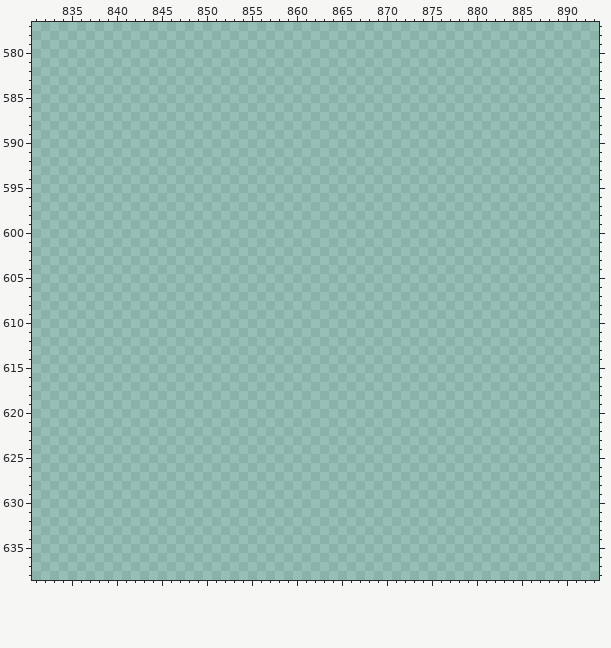
File history of a pixel-art file, Assets/Art/Tilesets/Tilesets 64/MasterTileset64.aseprite. Above, as it was before the edit.
1024x1024 pixels, 1 frame. Colours within 5 levels of each other are drawn and written as one. Shown: x 831..893, y 577..638. The commit also changed other parts of the picture, which this record leaves out.
The result:
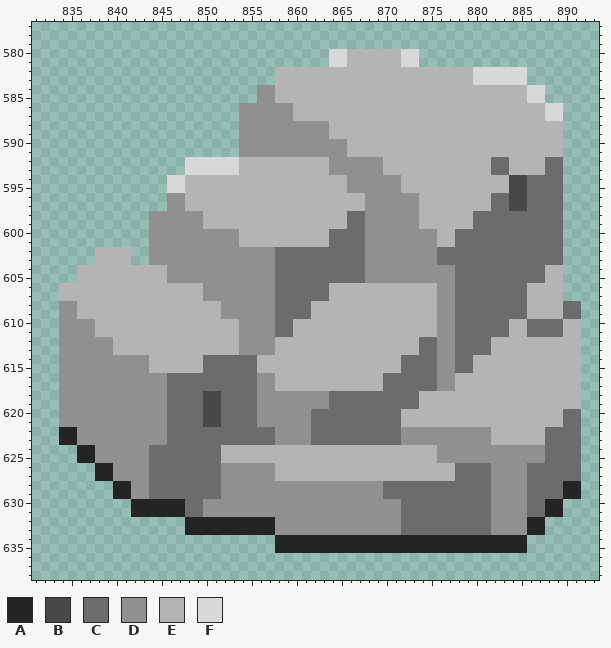
Palette (. is transparent): A #242424  B #484848  C #6c6c6c  D #909090  E #b4b4b4  F #d8d8d8
Edits made:
Layer "Tiles":
y 580..581: x 864..873 .......... -> FFEEEEEEFF
y 582..583: x 858..885 ............................ -> EEEEEEEEEEEEEEEEEEEEEEFFFFFF
y 584..585: x 856..887 ................................ -> DDEEEEEEEEEEEEEEEEEEEEEEEEEEEEFF
y 586..587: x 854..889 .................................... -> DDDDDDEEEEEEEEEEEEEEEEEEEEEEEEEEEEFF
y 588..589: x 854..889 .................................... -> DDDDDDDDDDEEEEEEEEEEEEEEEEEEEEEEEEEE
y 590..591: x 854..889 .................................... -> DDDDDDDDDDDDEEEEEEEEEEEEEEEEEEEEEEEE
y 592..593: x 848..889 .......................................... -> FFFFFFEEEEEEEEEEDDDDDDEEEEEEEEEEEECCEEEECC
y 594..595: x 846..889 ............................................ -> FFEEEEEEEEEEEEEEEEEEDDDDDDEEEEEEEEEEEEBBCCCC
y 596..597: x 846..889 ............................................ -> DDEEEEEEEEEEEEEEEEEEEEDDDDDDEEEEEEEECCBBCCCC
y 598..599: x 844..889 .............................................. -> DDDDDDEEEEEEEEEEEEEEEECCDDDDDDEEEEEECCCCCCCCCC
y 600..601: x 844..889 .............................................. -> DDDDDDDDDDEEEEEEEEEECCCCDDDDDDDDEECCCCCCCCCCCC
y 602..603: x 838..841 .... -> EEEE; x 844..889 .............................................. -> DDDDDDDDDDDDDDCCCCCCCCCCDDDDDDDDCCCCCCCCCCCCCC
y 604..605: x 836..889 ...................................................... -> EEEEEEEEEEDDDDDDDDDDDDCCCCCCCCCCDDDDDDDDDDCCCCCCCCCCEE
y 606..607: x 834..889 ........................................................ -> EEEEEEEEEEEEEEEEDDDDDDDDCCCCCCEEEEEEEEEEEEDDCCCCCCCCEEEE
y 608..609: x 834..891 .......................................................... -> DDEEEEEEEEEEEEEEEEDDDDDDCCCCEEEEEEEEEEEEEEDDCCCCCCCCEEEECC
y 610..611: x 834..891 .......................................................... -> DDDDEEEEEEEEEEEEEEEEDDDDCCEEEEEEEEEEEEEEEEDDCCCCCCEECCCCEE
y 612..613: x 834..891 .......................................................... -> DDDDDDEEEEEEEEEEEEEEDDDDEEEEEEEEEEEEEEEECCDDCCCCEEEEEEEEEE
y 614..615: x 834..891 .......................................................... -> DDDDDDDDDDEEEEEECCCCCCEEEEEEEEEEEEEEEECCCCDDCCEEEEEEEEEEEE
y 616..617: x 834..891 .......................................................... -> DDDDDDDDDDDDCCCCCCCCCCDDEEEEEEEEEEEECCCCCCDDEEEEEEEEEEEEEE
y 618..619: x 834..891 .......................................................... -> DDDDDDDDDDDDCCCCBBCCCCDDDDDDDDCCCCCCCCCCEEEEEEEEEEEEEEEEEE
y 620..621: x 834..891 .......................................................... -> DDDDDDDDDDDDCCCCBBCCCCDDDDDDCCCCCCCCCCEEEEEEEEEEEEEEEEEECC
y 622..623: x 834..891 .......................................................... -> AADDDDDDDDDDCCCCCCCCCCCCDDDDCCCCCCCCCCDDDDDDDDDDEEEEEECCCC
y 624..625: x 836..891 ........................................................ -> AADDDDDDCCCCCCCCEEEEEEEEEEEEEEEEEEEEEEEEDDDDDDDDDDDDCCCC
y 626..627: x 838..891 ...................................................... -> AADDDDCCCCCCCCDDDDDDEEEEEEEEEEEEEEEEEEEECCCCDDDDCCCCCC
y 628..629: x 840..891 .................................................... -> AADDCCCCCCCCDDDDDDDDDDDDDDDDDDCCCCCCCCCCCCDDDDCCCCAA
y 630..631: x 842..889 ................................................ -> AAAAAACCDDDDDDDDDDDDDDDDDDDDDDCCCCCCCCCCDDDDCCAA
y 632..633: x 848..887 ........................................ -> AAAAAAAAAADDDDDDDDDDDDDDCCCCCCCCCCDDDDAA
y 634..635: x 858..885 ............................ -> AAAAAAAAAAAAAAAAAAAAAAAAAAAA
Pixel boxes of the changes (left, top, right, bottom) in both pictures:
added: (59, 49, 581, 553)
